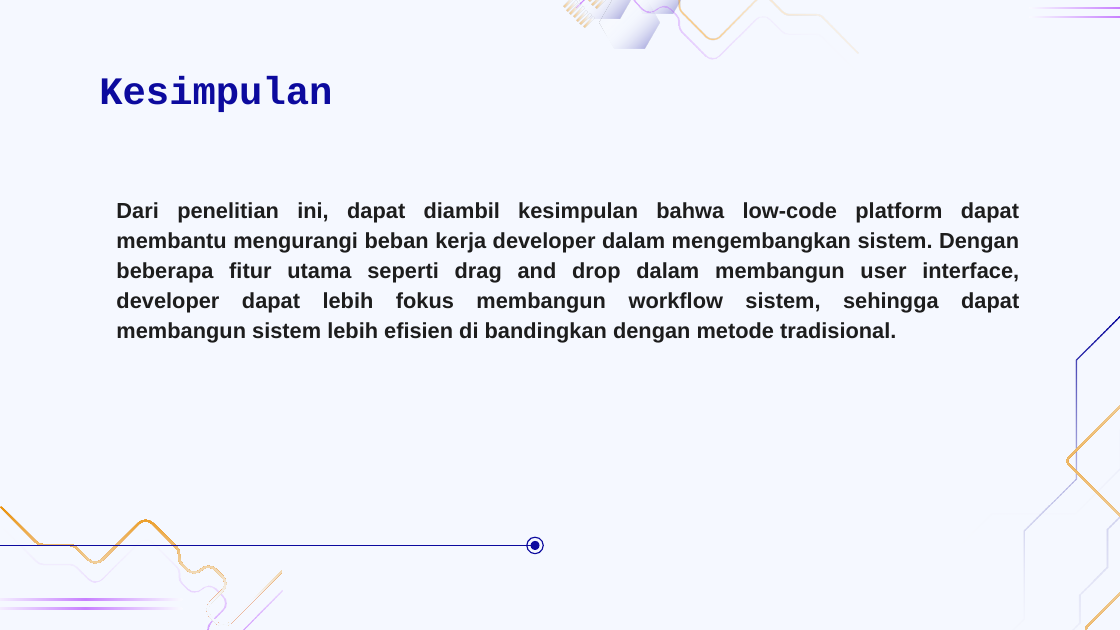
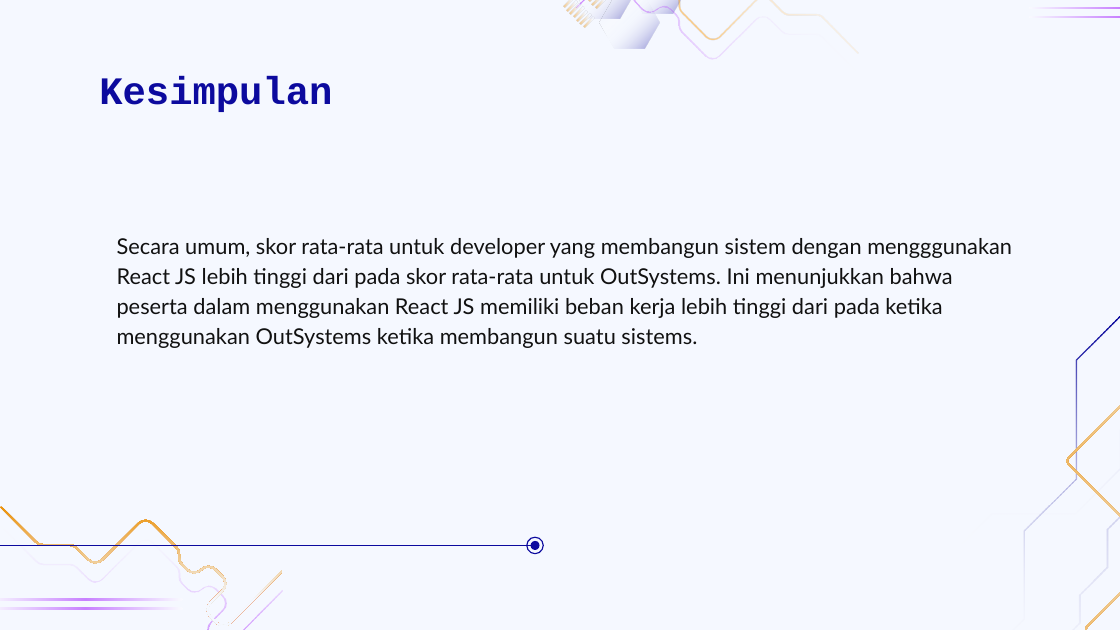
Before and after one commit to tdimk2023p/final-project-nrahmatd, a slide deck: slide 22 of Power Point/Low Code Platform for Improve Human Interaction.pptx (slide 21 before the commit). Drawn at 1120x630 pixels with LibreOffice and Linux fonts; fonts in the diff are those of the drawing; background and template pictures are left out. Boxes give left, top, right and bottom in pixels: in the first picture for what was removed or moved away, otherwise in the second. Text is boxed around its words. In the diff, an @@ line names an element or a change of style, - is before the commit and + after.

```diff
--- a/Power Point/Low Code Platform for Improve Human Interaction.pptx
+++ b/Power Point/Low Code Platform for Improve Human Interaction.pptx
@@ subtitle at (117, 238, 1012, 348): text changed; font Arial to Lato; text colour #1D1D1D to #111111; bold off @@
-Dari penelitian ini, dapat diambil kesimpulan bahwa low-code platform dapat membantu mengurangi beban kerja developer dalam mengembangkan sistem. Dengan beberapa fitur utama seperti drag and drop dalam membangun user interface, developer dapat lebih fokus membangun workflow sistem, sehingga dapat membangun sistem lebih efisien di bandingkan dengan metode tradisional.
+Secara umum, skor rata-rata untuk developer yang membangun sistem dengan mengggunakan React JS lebih tinggi dari pada skor rata-rata untuk OutSystems. Ini menunjukkan bahwa peserta dalam menggunakan React JS memiliki beban kerja lebih tinggi dari pada ketika menggunakan OutSystems ketika membangun suatu sistems.
```
Also in this commit, not shown: 7 other slides changed, 5 slides added, 2 slides removed, 4 other files.
